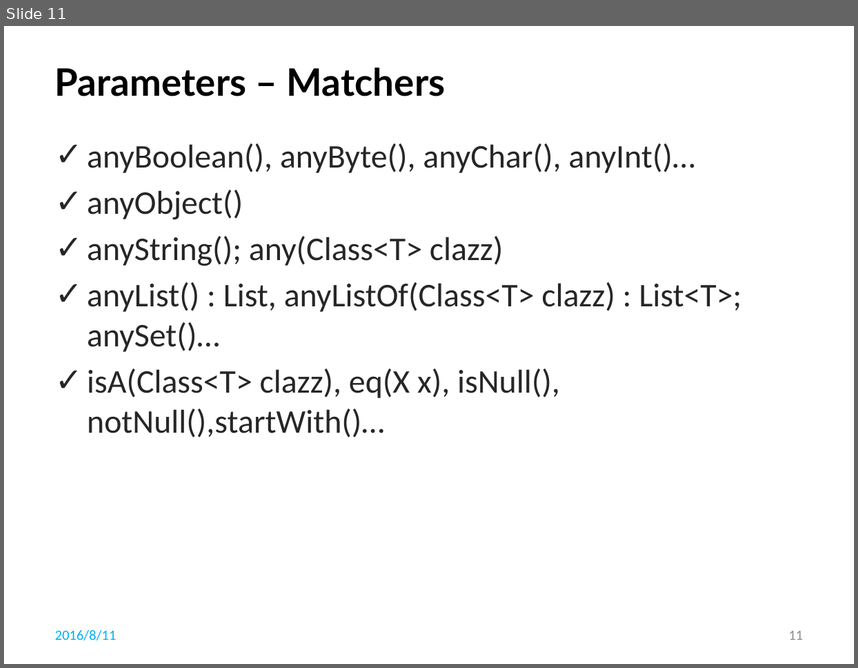
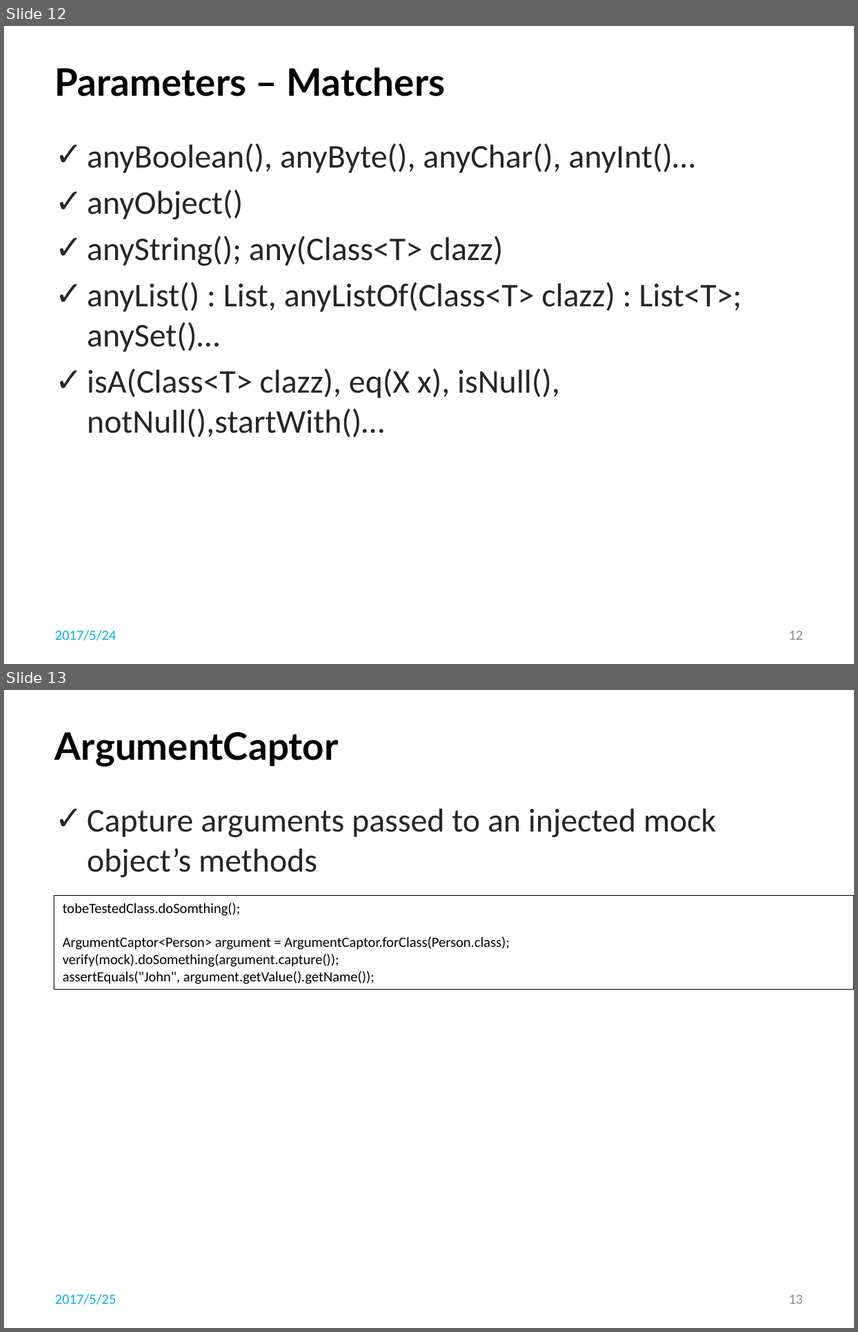
Before and after one commit to li-shengli/selfstudy, a slide deck: PPT/Unit tests with Mockito.pptx. Shown one above the other, each under a label of ours: slide 11 before the commit, slides 12 and 13 after it. The pictures are 858x668 and 858x1332 pixels, drawn with LibreOffice and Linux fonts; fonts in the diff are those of the drawing; background and template pictures are left out. Boxes give left, top, right and bottom in pixels: in the first picture for what was removed or moved away, otherwise in the second. Text is boxed around its words. In the diff, an @@ line names an element or a change of style, - is before the commit and + after.

```diff
--- a/PPT/Unit tests with Mockito.pptx
+++ b/PPT/Unit tests with Mockito.pptx
@@ slide 13 added at (x1=4, y1=690, x2=854, y2=1328), background picture (left out) @@
@@ title added at (x1=55, y1=732, x2=339, y2=767), 32 pt, text #000000, bold @@
+ArgumentCaptor
@@ text added at (x1=87, y1=808, x2=716, y2=878), 28 pt, text #262626 @@
+✓ Capture arguments passed to an injected mock object’s methods
@@ rectangle added at (x1=54, y1=895, x2=854, y2=989), outline #000000 0.75 pt, 12 pt, text #000000 @@
+tobeTestedClass.doSomthing();
+ArgumentCaptor<Person> argument = ArgumentCaptor.forClass(Person.class);
+verify(mock).doSomething(argument.capture());
+assertEquals("John", argument.getValue().getName());
@@ text added at (x1=55, y1=1293, x2=116, y2=1304), 12 pt, text #00B0F0 @@
+2017/5/25
@@ page number added at (x1=789, y1=1294, x2=803, y2=1303), 12 pt, text #8C8C8C @@
+13
@@ what was slide 11 is now slide 12 @@
@@ slide 12 changed as well @@
@@ text at (x1=55, y1=629, x2=116, y2=640): text changed @@
-2016/8/11
+2017/5/24
@@ page number at (x1=789, y1=630, x2=803, y2=639): text changed @@
-11
+12
```
Also in this commit, not shown: 17 other slides changed, 1 other slide added, 1 slide removed, 10 other files.
